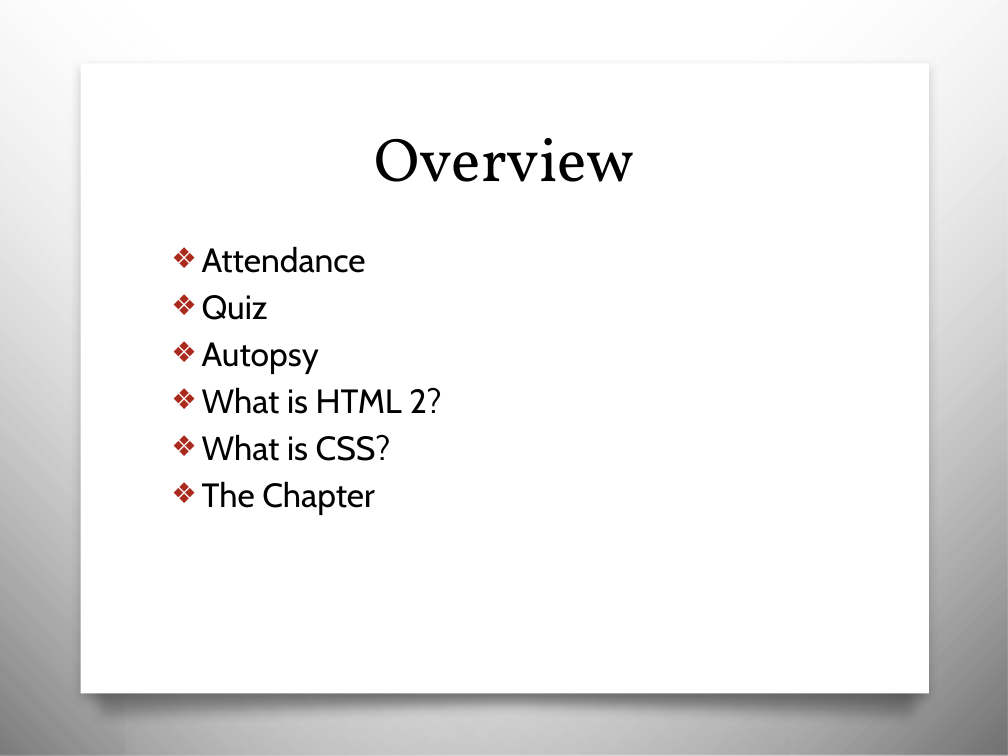
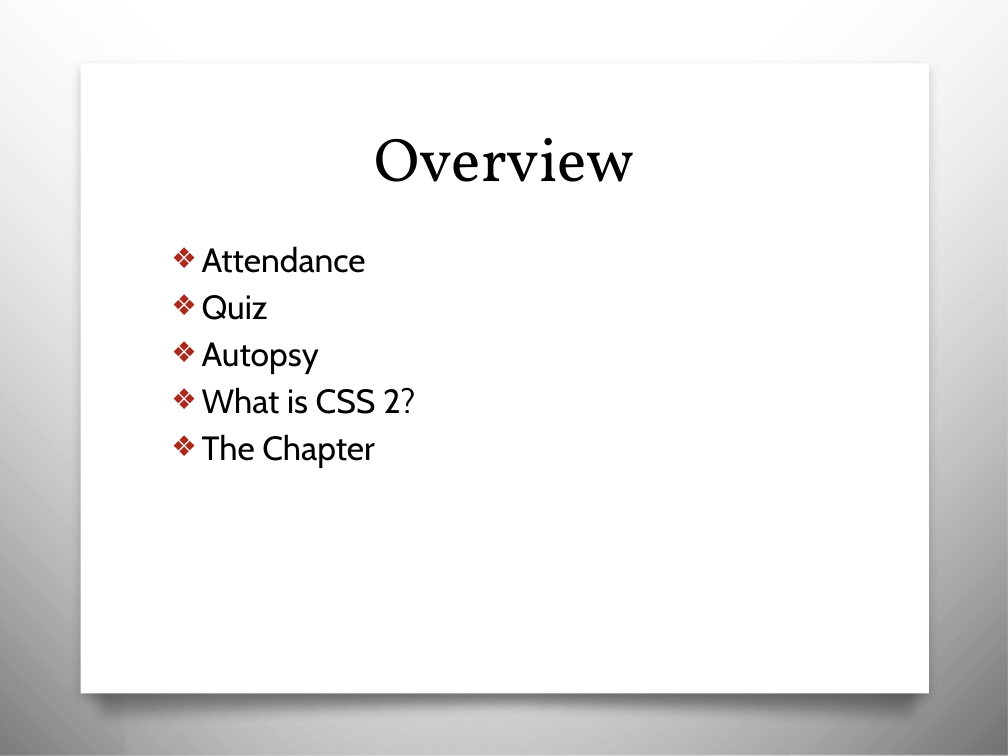
Before and after one commit to awayken/USF-ART329, a slide deck: slide 2 of slides/classthree/slides.pptx. Drawn at 1008x756 pixels with LibreOffice and Linux fonts; fonts in the diff are those of the drawing; background and template pictures are left out. Boxes give left, top, right and bottom in pixels: in the first picture for what was removed or moved away, otherwise in the second. Text is boxed around its words. In the diff, an @@ line names an element or a change of style, - is before the commit and + after.

```diff
--- a/slides/classthree/slides.pptx
+++ b/slides/classthree/slides.pptx
@@ text at [202, 387, 415, 414]: text changed @@
-❖ What is HTML 2?
-❖ What is CSS?
+❖ What is CSS 2?
```
Also in this commit, not shown: 5 other slides changed, 1 slide added, 25 slides removed.
